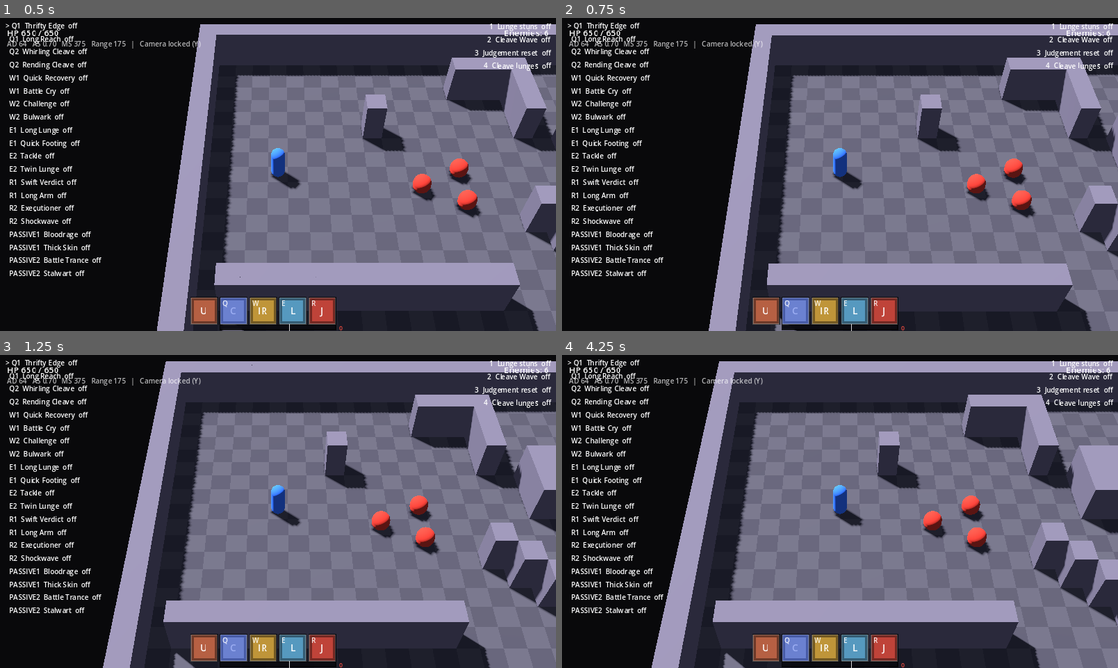
Above: before the commit, frames 1-4 (two rows, left to right).
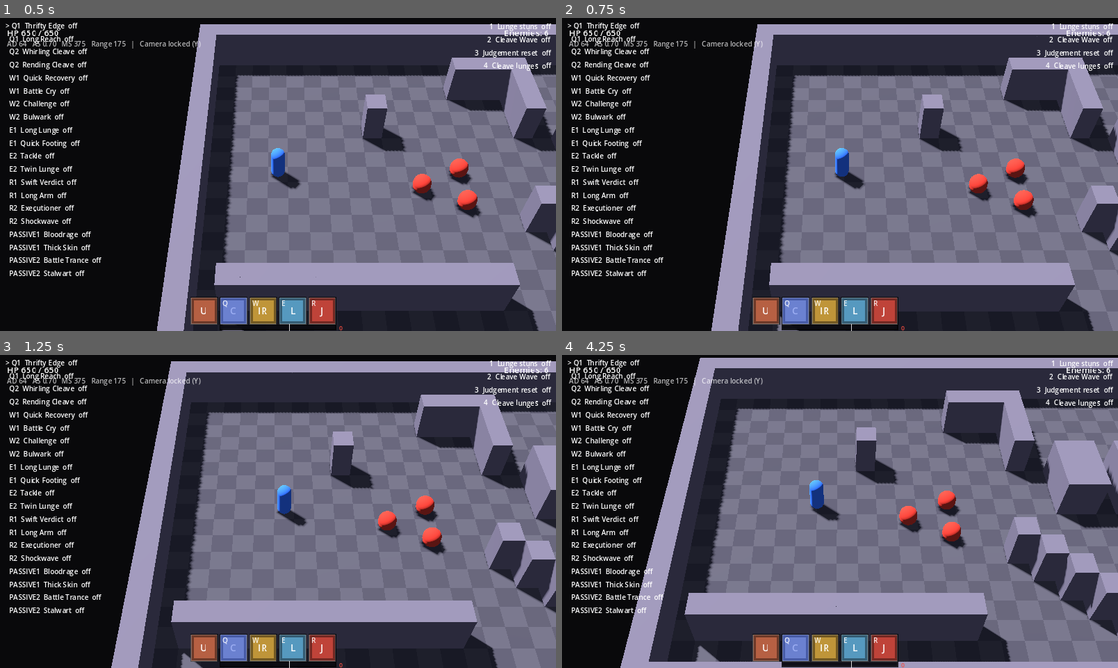
Above: after the commit, the same moments.

Repository: RyanAndrewsJR/uhgame
Game: Godot game, scene res://scenes/sandbox_main_3d.tscn
Same seed, same stepped clock (60 frames per second), same inputs: the game is played once before the commit and once after it. This scene is started directly instead of the project's main scene.
Inputs (mouse positions are in pixels of both pictures, inside the frame that each line leads up to):
- Up to frame 1 (0.5 s): no input
- Up to frame 2 (0.75 s): tap Enter at 0.5 s; move the mouse to (962, 158) at 0.52 s; hold D (move_right) from 0.53 s (still down); hold C (camera_center) from 0.53 s (still down); click (962, 158) at 0.6 s
- Up to frame 3 (1.25 s): keep holding D (move_right); keep holding C (camera_center)
- Up to frame 4 (4.25 s): move the mouse to (728, 527) at 1.27 s; release D (move_right) at 1.28 s; release C (camera_center) at 1.28 s; hold S (move_down) 1.28-2.03 s; tap C (camera_center) at 1.35 s; tap Down (camera_down) at 1.55, 2.1 s; move the mouse to (895, 442) at 2.02 s; hold D (move_right) 2.03-2.78 s; tap Left (camera_left) at 2.3, 2.85 s; move the mouse to (812, 574) at 2.77 s; hold W (move_up) 2.78-3.53 s; tap Right (camera_right) at 3.05, 3.6 s; move the mouse to (1006, 558) at 3.52 s; hold A (move_left) from 3.53 s (still down); tap Up (camera_up) at 3.8 s

Frame 1 is identical in both runs. In frame 2, 2.9% of the frame differs, in the area x 26-100%, y 2-100%; in frame 3, 8.1%; in frame 4, 30%, in the area x 10-100%, y 0-100%.

Commit message:
3D pivot P4: GameCamera3D (CameraLook, GameCamera's lock/lean/pan/shake/smoothing, focus kept on the room's floor), AudioListener2D, Audio.distance_scale (1,897/1,897)

Diff:
--- a/game/scripts/autoload/audio.gd
+++ b/game/scripts/autoload/audio.gd
@@ -32,6 +32,14 @@
 ## it in the Remote scene tree while the game runs.
 @export var debug_draw: bool = false
 
+## Positional sounds' reach and panning, scaled to the view (AUDIO.md; 3D.md,
+## GameCamera3D): max_distance_px × this, panning strength ÷ this. 1 = the
+## data's numbers, set for the 2D game's 640 px wide screen. The 3D camera sets
+## it to its view's width over the screen's (28 m = 896 px over 640: 1.4), so
+## a sound at the screen's edge is as loud and as panned as in 2D; back to 1
+## when that camera leaves.
+var distance_scale: float = 1.0
+
 
 ## One sound that's playing.
 class Voice:
@@ -161,10 +169,15 @@
 	return _base_db.get(bus, 0.0)
 
 
-## Where positional sounds are heard from: the screen center in world space
-## (Godot's default with no AudioListener2D: the camera's actual view).
+## Where positional sounds are heard from: the current AudioListener2D if
+## there is one (the 3D camera's floor focus, 3D.md), else the screen center
+## in world space (Godot's default with no AudioListener2D: the camera's
+## actual view).
 func get_listener_position() -> Vector2:
 	var viewport := get_viewport()
+	var listener := viewport.get_audio_listener_2d()
+	if listener:
+		return listener.global_position
 	return viewport.get_canvas_transform().affine_inverse() * (viewport.get_visible_rect().size * 0.5)
 
 
@@ -207,7 +220,7 @@
 	if starts.size() >= event.max_instances:
 		return _drop(entry, &"instance_limit")
 
-	if positional and not event.loop and position.distance_to(get_listener_position()) > event.max_distance_px:
+	if positional and not event.loop and position.distance_to(get_listener_position()) > event.max_distance_px * distance_scale:
 		return _drop(entry, &"out_of_range")
 
 	var bus := event.get_bus_name()
@@ -243,9 +256,9 @@
 	var player: Node
 	if positional:
 		var p2 := _take_player_2d()
-		p2.max_distance = event.max_distance_px
+		p2.max_distance = event.max_distance_px * distance_scale
 		p2.attenuation = 1.0
-		p2.panning_strength = 1.0
+		p2.panning_strength = 1.0 / distance_scale
 		p2.global_position = position
 		p2.stream = stream
 		p2.bus = bus
--- /dev/null
+++ b/game/scripts/camera/game_camera_3d.gd
@@ -0,0 +1,209 @@
+class_name GameCamera3D
+extends Camera3D
+## The game camera in 3D (docs/3D.md, GameCamera3D; MOVEMENT.md, Architecture
+## 4): a fixed-angle camera with the CameraLook (projection, field of view,
+## pitch, visible width) that follows its target, the player's view, with
+## GameCamera's behaviors: Y locks and unlocks, hold C to center, edge and
+## arrow pan while unlocked, the aim lean, room bounds, shake.
+## Until the 2D camera goes (P-M, asked separately), GameCamera stays the one
+## place those are tuned and computed. This camera reads its lock, its lean
+## and its shake offset (both in screen px, so the same share of the screen
+## moves this camera), and uses its pan speed, edge margin and follow
+## smoothing.
+## Bounds: the focus (where the camera looks, after the lean or a pan) never
+## leaves the room's floor; near an edge the void past the walls shows (Ryan,
+## P4).
+## It carries the AudioListener2D: positional sounds are heard from the
+## focus (in px), and Audio scales their reach and panning to this view.
+## Placed by code every frame, so physics interpolation is off (3D.md, Engine
+## facts); it follows the target's interpolated transform.
+
+## After GameCamera (0), so this frame's lean and shake are read; before
+## WorldView's fade (20), which looks from this camera.
+const PROCESS_PRIORITY := 10
+
+@export var look: CameraLook = preload("res://data/camera_looks/camera_look_default.tres")
+
+## What the camera follows: a Node3D at the player's feet (P3's stand-in
+## capsule until P6's UnitView). Freed (the player died): the camera holds.
+var target: Node3D
+## The 2D camera whose lock, lean, shake and pan settings this one uses.
+## null: always locked, no lean, no shake.
+var source: GameCamera
+## The room's floor in meters (x and z as a Rect2); the focus stays inside.
+## Empty: no bounds.
+var bounds_m: Rect2 = Rect2()
+var listener: AudioListener2D
+
+var _goal: Vector3 = Vector3.ZERO    # where the camera is heading (the target plus the lean, or the panned spot)
+var _focus: Vector3 = Vector3.ZERO   # where it looks now: _goal, smoothed
+
+
+func _init() -> void:
+	name = "GameCamera3D"
+	physics_interpolation_mode = Node.PHYSICS_INTERPOLATION_MODE_OFF
+	process_priority = PROCESS_PRIORITY
+	near = 0.5
+	far = 200.0
+
+
+func _ready() -> void:
+	listener = AudioListener2D.new()
+	listener.name = "Listener"
+	add_child(listener)
+	listener.make_current()
+
+
+func _exit_tree() -> void:
+	Audio.distance_scale = 1.0
+
+
+## Where the camera looks now (m): the floor point at the screen's center,
+## shake aside.
+func get_focus() -> Vector3:
+	return _focus
+
+
+## Jumps to the target with no lean and no smoothing (the scene's start, a
+## teleport). Its view snaps on its own (WorldView).
+func snap_to_target() -> void:
+	if _target_valid():
+		_goal = clamp_focus(_target_feet(), bounds_m)
+	_focus = _goal
+	_place()
+
+
+func _process(delta: float) -> void:
+	# Real (unscaled) time for panning, like GameCamera, so hitstop doesn't
+	# freeze it. The follow smoothing uses game time: GameCamera's smoothing
+	# runs on physics ticks, which hitstop all but stops.
+	var real_delta := delta / maxf(Engine.time_scale, 0.001)
+	var locked := source.locked if source else true
+	var centering := Input.is_action_pressed(&"camera_center")
+	if _target_valid() and (locked or centering):
+		# Holding camera_center centers exactly; plain locked mode leans. As in
+		# 2D, a lean of `lead` screen px puts the target `lead` px off the
+		# center: the focus is the floor point that the target's spot
+		# (center - lead) maps to, from the other side. Not target +
+		# screen_to_floor(lead): up and down the screen aren't symmetric in
+		# perspective (3 px off at 48 px).
+		var lead := source.get_current_lead() if source and locked and not centering else Vector2.ZERO
+		_goal = clamp_focus(_target_feet() - screen_to_floor(-lead), bounds_m)
+	elif not locked and not centering:
+		var pan := Input.get_vector(&"camera_left", &"camera_right", &"camera_up", &"camera_down")
+		pan += _edge_pan_direction()
+		if pan != Vector2.ZERO and source:
+			_goal = clamp_focus(_goal + screen_to_floor(pan.limit_length(1.0) * source.edge_pan_speed * real_delta), bounds_m)
+	var rate := _follow_rate()
+	_focus = _goal if is_inf(rate) else _focus.lerp(_goal, 1.0 - exp(-rate * delta))
+	_place()
+
+
+## How far the floor under a point `offset_px` away from the screen's center
+## (in the 640x360 canvas px, the space of GameCamera's lean, pan and shake)
+## lies from the floor under the center, at the focus height. The same share
+## of the screen as in 2D: 80 px sideways = 80/640 of 28 m = 3.5 m; up the
+## screen, more floor per px (perspective at 50°).
+func screen_to_floor(offset_px: Vector2) -> Vector3:
+	if offset_px == Vector2.ZERO:
+		return Vector3.ZERO
+	# Without the shake: v_offset moves the camera along its tilted up axis,
+	# off its usual height (0.3% off at a 4 px shake).
+	var shake := Vector2(h_offset, v_offset)
+	h_offset = 0.0
+	v_offset = 0.0
+	var center := get_viewport().get_visible_rect().get_center()
+	var delta := _floor_under(center + offset_px) - _floor_under(center)
+	h_offset = shake.x
+	v_offset = shake.y
+	return delta
+
+
+## The floor point (at the focus height) under a canvas point. The camera only
+## ever moves sideways at a fixed height above the focus, so the difference of
+## two of these doesn't depend on where it is.
+func _floor_under(screen_pos: Vector2) -> Vector3:
+	var origin := project_ray_origin(screen_pos)
+	var normal := project_ray_normal(screen_pos)
+	if absf(normal.y) < 0.0001:
+		return Vector3(origin.x, _focus.y, origin.z)
+	return origin + normal * ((_focus.y - origin.y) / normal.y)
+
+
+## Meters per canvas px at the focus: the visible width over the canvas's.
+static func meters_per_screen_px(p_look: CameraLook, canvas_width: float) -> float:
+	return p_look.visible_width_m / canvas_width
+
+
+## The view's width over the 2D screen's, for Audio.distance_scale: 28 m is
+## 896 px, so 1.4 on a 640 px wide canvas.
+static func view_distance_scale(p_look: CameraLook, canvas_width: float) -> float:
+	return Units.m_to_px(p_look.visible_width_m) / canvas_width
+
+
+## The focus kept on the room's floor (bounds in meters, x and z).
+static func clamp_focus(p: Vector3, p_bounds_m: Rect2) -> Vector3:
+	if p_bounds_m.size == Vector2.ZERO:
+		return p
+	return Vector3(clampf(p.x, p_bounds_m.position.x, p_bounds_m.end.x), p.y,
+		clampf(p.z, p_bounds_m.position.y, p_bounds_m.end.y))
+
+
+## Camera2D's smoothing moves (speed × tick) of the way on each physics tick;
+## this is the same pace as a per-second rate for frame-rate independent
+## smoothing (speed 10 at 60 ticks: 10.94 per second).
+static func follow_rate_per_second(smoothing_speed: float, ticks_per_second: int) -> float:
+	var step := clampf(smoothing_speed / float(ticks_per_second), 0.0, 0.999)
+	return -log(1.0 - step) * ticks_per_second
+
+
+func _follow_rate() -> float:
+	if source == null or not source.position_smoothing_enabled:
+		return INF
+	return follow_rate_per_second(source.position_smoothing_speed, Engine.physics_ticks_per_second)
+
+
+func _place() -> void:
+	var size := get_viewport().get_visible_rect().size
+	look.apply(self, _focus, size.x / size.y)
+	# GameFeel's shake moves GameCamera's offset (canvas px); the same share of
+	# the screen here. h_offset and v_offset shift the camera in its own plane.
+	var shake := source.offset if source else Vector2.ZERO
+	var k := meters_per_screen_px(look, size.x)
+	h_offset = shake.x * k
+	v_offset = -shake.y * k
+	if listener:
+		listener.global_position = Units.to_sim(_focus)
+	Audio.distance_scale = view_distance_scale(look, size.x)
+
+
+func _target_valid() -> bool:
+	return target != null and is_instance_valid(target) and target.is_inside_tree()
+
+
+func _target_feet() -> Vector3:
+	return target.get_global_transform_interpolated().origin
+
+
+## As GameCamera's: the mouse at a window edge (within source.edge_margin
+## canvas px) pans that way, only while the window has focus.
+func _edge_pan_direction() -> Vector2:
+	if source == null:
+		return Vector2.ZERO
+	var vp := get_viewport()
+	if not vp.get_window().has_focus():
+		return Vector2.ZERO
+	var rect := vp.get_visible_rect()
+	var m := vp.get_mouse_position()
+	if not rect.grow(1.0).has_point(m):
+		return Vector2.ZERO
+	var dir := Vector2.ZERO
+	if m.x <= rect.position.x + source.edge_margin:
+		dir.x -= 1
+	elif m.x >= rect.end.x - source.edge_margin:
+		dir.x += 1
+	if m.y <= rect.position.y + source.edge_margin:
+		dir.y -= 1
+	elif m.y >= rect.end.y - source.edge_margin:
+		dir.y += 1
+	return dir
--- a/game/scripts/main.gd
+++ b/game/scripts/main.gd
@@ -10,8 +10,9 @@
 @export var player_died_sound: SoundEvent
 ## The 3D view (docs/3D.md), off until the 3D pivot's milestone. Off, the game
 ## is exactly the 2D game. On, Main adds a WorldView: the 2D world is hidden
-## from the screen and the room shows in 3D (P3; a stand-in camera and capsules
-## until P4 and P6). To play it: open scenes/sandbox_main_3d.tscn, press F6.
+## from the screen and the room shows in 3D through GameCamera3D (P3–P4;
+## capsules for the units until P6). To play it: open
+## scenes/sandbox_main_3d.tscn, press F6.
 @export var use_3d_view: bool = false
 
 @onready var hud: CanvasLayer = $HUD
@@ -51,7 +52,7 @@
 	if use_3d_view:
 		world_view = WorldView.new()
 		add_child(world_view)
-		world_view.setup(self, room, player)
+		world_view.setup(self, room, player, camera)
 
 	pause_menu = pause_menu_scene.instantiate()
 	add_child(pause_menu)
--- a/game/scripts/tests/view_test.gd
+++ b/game/scripts/tests/view_test.gd
@@ -13,6 +13,9 @@
 ## both projections), RoomView on a fixture tile room (walls, floor, the
 ## environment and key light), the fade (what blocks the view, the fade's
 ## pace) and hiding the 2D world (and restoring it).
+## P4: GameCamera3D (GameCamera's lean, centering, pan and shake as the same
+## share of the screen, bounds, the follow pace) and the listener (it follows
+## the focus; Audio's reach and panning scale with the view, and go back).
 ## Prints PASS/FAIL per check and a total; run headless, it quits with the
 ## number of failures as the exit code.
 
@@ -41,6 +44,7 @@
 	_test_room_view()
 	_test_fade()
 	_test_hide_sim()
+	_test_game_camera_3d()
 	await _test_floor_pick()
 	print("=== %d passed, %d failed ===\n" % [_passed, _failed])
 
@@ -286,6 +290,118 @@
 	_check("the WorldView leaving the tree restores the viewport's mask", viewport.canvas_cull_mask, before)
 	view.free()
 	main.free()
+
+
+# --- P4: GameCamera3D and the listener --------------------------------------------------------
+
+func _test_game_camera_3d() -> void:
+	_section("GameCamera3D (GameCamera's lock, lean, pan, shake and bounds; the listener)")
+	var look: CameraLook = load("res://data/camera_looks/camera_look_default.tres")
+	var vis := get_viewport().get_visible_rect().size
+	var center := vis * 0.5
+	var k := GameCamera3D.meters_per_screen_px(look, vis.x)
+
+	var probe := GameCamera3D.new()
+	var view := WorldView.new()
+	_check("physics interpolation off (placed by code every frame)", probe.physics_interpolation_mode, Node.PHYSICS_INTERPOLATION_MODE_OFF)
+	_check("it runs after GameCamera (0) and before WorldView's fade",
+		probe.process_priority > 0 and probe.process_priority < view.process_priority, true)
+	probe.free()
+	view.free()
+	_check_near("follow smoothing: GameCamera's speed 10 at 60 ticks is 10.94 per second", GameCamera3D.follow_rate_per_second(10.0, 60), 10.9393, 0.0001)
+	_check_near("28 m across a 640 px wide screen: 0.04375 m per screen px", GameCamera3D.meters_per_screen_px(look, 640.0), 0.04375, 0.000001)
+	_check_near("sounds reach 1.4 times as far: the view's 896 px over the 640 px screen", GameCamera3D.view_distance_scale(look, 640.0), 1.4, 0.000001)
+	var floor_m := Rect2(1.0, 1.0, 28.0, 18.0)
+	_check_exact("bounds: a focus on the room's floor stays", GameCamera3D.clamp_focus(Vector3(5.0, 0.0, 6.0), floor_m), Vector3(5.0, 0.0, 6.0))
+	_check_exact("bounds: past the east and south edges it stops on them, its height kept",
+		GameCamera3D.clamp_focus(Vector3(31.0, 0.5, 25.0), floor_m), Vector3(29.0, 0.5, 19.0))
+	_check_exact("no bounds: anywhere", GameCamera3D.clamp_focus(Vector3(-50.0, 0.0, 90.0), Rect2()), Vector3(-50.0, 0.0, 90.0))
+
+	# A camera following a target at FOCUS. Its source is a GameCamera outside
+	# the tree: its lean, lock and shake are set by hand, and its smoothing is
+	# off there, so the focus jumps to its goal on each _process().
+	var target := Node3D.new()
+	target.physics_interpolation_mode = Node.PHYSICS_INTERPOLATION_MODE_OFF
+	add_child(target)
+	target.global_position = FOCUS
+	var cam2d := GameCamera.new()
+	var cam := GameCamera3D.new()
+	cam.target = target
+	cam.source = cam2d
+	add_child(cam)
+	cam.snap_to_target()
+	_check_near("snapped: the target is the screen's center (px off)", cam.unproject_position(FOCUS).distance_to(center), 0.0, 0.01)
+	_check_near_v3("80 px sideways on screen is 3.5 m on the floor (the same share of the screen as in 2D)", cam.screen_to_floor(Vector2(80.0, 0.0)), Vector3(3.5, 0.0, 0.0), 0.001)
+	var up := cam.screen_to_floor(Vector2(0.0, -48.0))
+	_check("48 px up the screen is north, and more floor than 48 px sideways (perspective at 50°)", up.z < -48.0 * k and absf(up.x) < 0.0001, true)
+	var round_ok := 0
+	var offsets: Array[Vector2] = [Vector2(80.0, 48.0), Vector2(-80.0, -48.0), Vector2(40.0, 24.0), Vector2(-7.0, 150.0), Vector2(250.0, -160.0)]
+	for o in offsets:
+		if cam.unproject_position(FOCUS + cam.screen_to_floor(o)).distance_to(center + o) <= 0.05:
+			round_ok += 1
+	_check("5 screen offsets: each floor point found projects back onto its screen point", round_ok, offsets.size())
+
+	cam2d._lead = Vector2(80.0, 0.0)
+	cam._process(0.016)
+	_check_near("locked, GameCamera leaning 80 px right: the target sits 80 px left of the center (px off)",
+		cam.unproject_position(FOCUS).distance_to(center + Vector2(-80.0, 0.0)), 0.0, 0.05)
+	cam2d._lead = Vector2(0.0, 48.0)
+	cam._process(0.016)
+	_check_near("leaning 48 px down: the target sits 48 px above the center (px off)",
+		cam.unproject_position(FOCUS).distance_to(center + Vector2(0.0, -48.0)), 0.0, 0.05)
+	cam2d._lead = Vector2(80.0, 0.0)
+	Input.action_press(&"camera_center")
+	cam._process(0.016)
+	Input.action_release(&"camera_center")
+	_check_near("holding C: centered, no lean (px off)", cam.unproject_position(FOCUS).distance_to(center), 0.0, 0.01)
+	cam.bounds_m = Rect2(0.0, 0.0, 11.0, 20.0)
+	cam._process(0.016)
+	_check_near_v3("the room's floor ends 1 m east of the target: the lean stops there", cam.get_focus(), Vector3(11.0, 0.0, 8.0), 0.0001)
+	cam.bounds_m = Rect2()
+	cam2d._lead = Vector2.ZERO
+	cam2d.offset = Vector2(10.0, -4.0)
+	cam._process(0.016)
+	_check_near("GameFeel's shake (GameCamera's offset 10 px right, 4 px up): h_offset 10 px of floor", cam.h_offset, 10.0 * k, 0.000001)
+	_check_near("v_offset 4 px of floor, up", cam.v_offset, 4.0 * k, 0.000001)
+	_check_near("the picture moves as in 2D: the target 10 px left, 4 px down (px off)",
+		cam.unproject_position(FOCUS).distance_to(center + Vector2(-10.0, 4.0)), 0.0, 0.05)
+	cam2d.offset = Vector2.ZERO
+	cam2d.locked = false
+	cam2d.edge_margin = -100000.0   # no edge pan: headless, the mouse sits in the window's corner
+	var before := cam.get_focus()
+	Input.action_press(&"camera_right")
+	cam._process(0.1)
+	Input.action_release(&"camera_right")
+	_check_near_v3("unlocked, the right arrow for 0.1 s: GameCamera's 420 px/s of screen, 42 px = 1.84 m east",
+		cam.get_focus() - before, Vector3(42.0 * k, 0.0, 0.0), 0.001)
+	cam2d.locked = true
+
+	# The listener and Audio's scale.
+	var scale := GameCamera3D.view_distance_scale(look, vis.x)
+	_check("the listener is current", cam.listener != null and cam.listener.is_current(), true)
+	_check_near("Audio hears from the camera's focus, in px (px off)", Audio.get_listener_position().distance_to(Units.to_sim(cam.get_focus())), 0.0, 0.001)
+	_check_near("Audio's reach is scaled to the view", Audio.distance_scale, scale, 0.000001)
+	var ev := SoundEvent.new()
+	ev.resource_name = "view_test_tone"
+	var streams: Array[AudioStream] = [load("res://audio/sfx/hit_crit_01.wav")]
+	ev.variations = streams
+	ev.volume_db = -80.0
+	ev.max_distance_px = 480.0
+	var heard_from := Audio.get_listener_position()
+	var h := Audio.play_at(ev, heard_from + Vector2(480.0 * scale - 10.0, 0.0))
+	_check("a sound past its 480 px but inside 480 px x the scale starts", h > 0, true)
+	var p2 := Audio.get_player(h) as AudioStreamPlayer2D
+	_check_near("its player's reach is 480 px x the scale", p2.max_distance if p2 else 0.0, 480.0 * scale, 0.001)
+	_check_near("its panning strength is 1 / the scale", p2.panning_strength if p2 else 0.0, 1.0 / scale, 0.0001)
+	_check("one beyond 480 px x the scale isn't started", Audio.play_at(ev, heard_from + Vector2(480.0 * scale + 10.0, 0.0)), 0)
+	_check("logged out_of_range", Audio.get_log()[-1].reason, &"out_of_range")
+	Audio.stop_all()
+	remove_child(cam)
+	_check("the camera gone: Audio's reach is the data's again (scale 1)", Audio.distance_scale, 1.0)
+	_check("and no listener: sounds are heard from the screen center again", get_viewport().get_audio_listener_2d() == null, true)
+	cam.free()
+	cam2d.free()
+	target.free()
 
 
 # --- Floor pick -------------------------------------------------------------------------------
--- a/game/scripts/view/world_view.gd
+++ b/game/scripts/view/world_view.gd
@@ -7,8 +7,8 @@
 ## P2: its place in the tree, its physics priority and the floor pick.
 ## P3: hides the 2D world from the screen, shows a tile room's look
 ## (RoomView) and fades `fades` assets between the camera and the player.
-## Until P4 and P6 it also holds stand-ins (throwaway): a plain follow camera
-## at the CameraLook (no lean, pan, shake or bounds) and a capsule per unit.
+## P4: the camera is GameCamera3D (P3's plain stand-in camera is gone). Until
+## P6 it also holds stand-ins (throwaway): a capsule per unit.
 
 ## Runs after every sim node (they're all at the default 0), so the views copy
 ## positions the sim has already moved this tick (3D.md, Core rules).
@@ -39,10 +39,13 @@
 ## The camera's look (field of view, pitch, width) and the fade's numbers.
 @export var look: CameraLook = preload("res://data/camera_looks/camera_look_default.tres")
 
+## Runs its _process after GameCamera3D's (10): the fade looks from where the
+## camera is this frame.
+const PROCESS_PRIORITY := 20
+
 ## The tile room's look (null for a room without Tiles).
 var room_view: RoomView
-## P3's stand-in camera (P4: GameCamera3D).
-var camera: Camera3D
+var camera: GameCamera3D
 var player: Player
 
 var _sim_hidden := false
@@ -57,11 +60,14 @@
 func _init() -> void:
 	name = "WorldView"
 	process_physics_priority = PHYSICS_PRIORITY
+	process_priority = PROCESS_PRIORITY
 
 
 ## Main calls this once, right after adding the WorldView: hides the 2D world,
-## builds the room's look, the stand-ins and the camera.
-func setup(main: CanvasItem, room: Node2D, p_player: Player) -> void:
+## builds the room's look, the stand-ins and the camera. `camera_2d` is Main's
+## GameCamera: the 3D camera uses its lock, lean, shake, pan settings and room
+## bounds (null: no lean, shake or bounds).
+func setup(main: CanvasItem, room: Node2D, p_player: Player, camera_2d: GameCamera = null) -> void:
 	player = p_player
 	hide_sim(main, room)
 	var tiles := room.get_node_or_null("Tiles") as TileMapLayer
@@ -74,14 +80,16 @@
 		_add_stand_in(unit as Unit)
 	get_tree().node_added.connect(_on_node_added)
 
-	camera = Camera3D.new()
-	camera.name = "StandInCamera"
-	camera.physics_interpolation_mode = Node.PHYSICS_INTERPOLATION_MODE_OFF   # it follows interpolated views itself (P0a)
-	camera.near = 0.5
-	camera.far = 200.0
+	camera = GameCamera3D.new()
+	camera.look = look
+	camera.source = camera_2d
+	if camera_2d:
+		camera.bounds_m = Rect2(camera_2d.bounds.position / Units.PX_PER_METER, camera_2d.bounds.size / Units.PX_PER_METER)
+	if _stand_ins.has(player):
+		camera.target = _stand_ins[player]["root"]
 	add_child(camera)
 	camera.make_current()
-	_place_camera()
+	camera.snap_to_target()
 
 
 func _exit_tree() -> void:
@@ -130,7 +138,6 @@
 func _process(delta: float) -> void:
 	if camera == null:
 		return
-	_place_camera()
 	var feet := _player_feet()
 	var eye := camera.global_position
 	for entry in _fading:
@@ -261,11 +268,3 @@
 	if not is_instance_valid(player) or not _stand_ins.has(player):
 		return Vector3.INF
 	return (_stand_ins[player]["root"] as Node3D).get_global_transform_interpolated().origin
-
-
-func _place_camera() -> void:
-	var feet := _player_feet()
-	if feet == Vector3.INF:
-		return
-	var size := get_viewport().get_visible_rect().size
-	look.apply(camera, feet, size.x / size.y)
Not shown, added: game/scripts/camera/game_camera_3d.gd.uid
Not shown, changed: CLAUDE.md
Not shown, changed: docs/3D.md
Not shown, changed: docs/AUDIO.md
Not shown, changed: docs/CHANGELOG.md
Not shown, changed: docs/DECISIONS.md
Not shown, changed: docs/MOVEMENT.md
